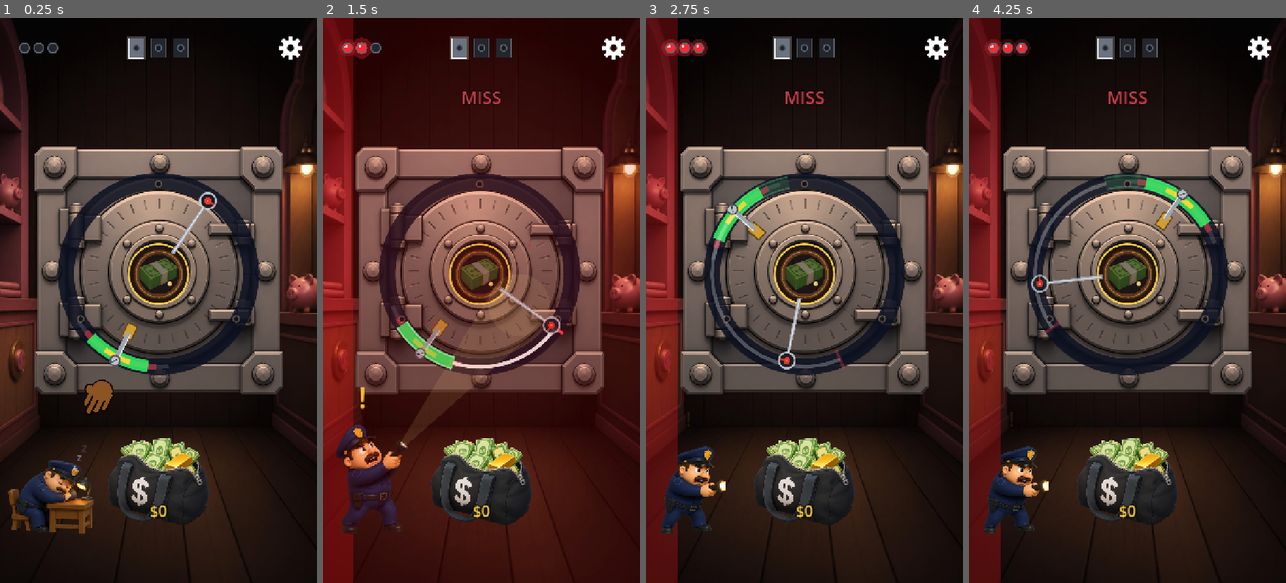
Above: before the commit, frames 1-4 (left to right).
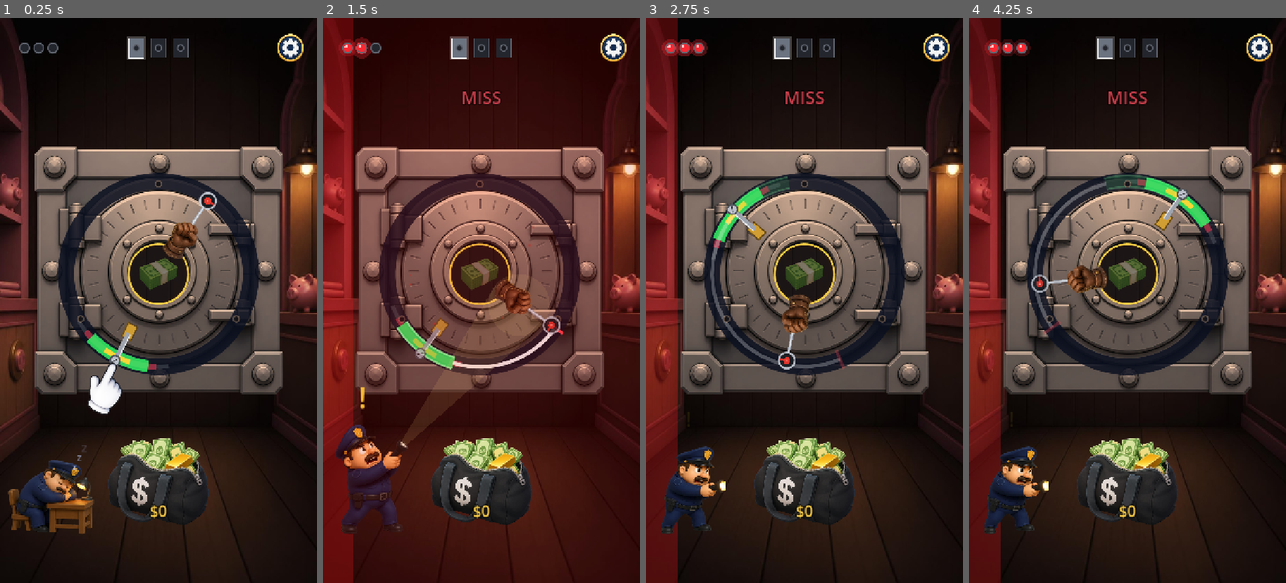
Above: after the commit, the same moments.

Repository: AvareGameStudio/loop-engine
Game: Godot game, scene res://scenes/Main.tscn
Two runs of this game, one before a commit and one after it. Both use one fixed random seed, a clock stepped at 60 frames per second and the inputs below.
Inputs (mouse positions are in pixels of both pictures, inside the frame that each line leads up to):
- Up to frame 1 (0.25 s): no input
- Up to frame 2 (1.5 s): move the mouse to (551, 272) at 0.52 s; press the mouse at (551, 272) at 0.53 s; move the mouse to (418, 328) at 1.27 s; release the mouse at (418, 328) at 1.28 s; click (418, 328) at 1.35 s
- Up to frame 3 (2.75 s): move the mouse to (836, 176) at 2.02 s; press the mouse at (836, 176) at 2.03 s
- Up to frame 4 (4.25 s): move the mouse to (1111, 413) at 2.77 s; release the mouse at (1111, 413) at 2.78 s; click (1111, 413) at 2.85 s; move the mouse to (1222, 385) at 3.52 s; press the mouse at (1222, 385) at 3.53 s

The runs differ from the first frame. In frame 1, 1.7% of the frame differs, in the area x 26-96%, y 2-71%; in frame 2, 1.0%; in frame 3, 1.0%; in frame 4, 1.1%.

Commit message:
Gloves on the pick, market glove grid, Canva coach finger, visible gear
- the equipped glove grips the pick (92 px) and clenches 8% on Perfects,
  replacing the barely visible cuff ring on the hub
- Market: gloves as a 4-wide icon grid; drop-only ones read Drop
- the first-heist coach hand is the Canva finger, tip on the gate
- the settings gear was squeezed to a dot by the theme's margins; it is
  now the gold Canva button with empty styleboxes

Co-Authored-By: Claude Opus 5.5 <noreply@anthropic.com>

Diff:
--- a/scenes/UIManager.tscn
+++ b/scenes/UIManager.tscn
@@ -3,7 +3,6 @@
 [ext_resource type="Script" path="res://scripts/ui/UIManager.gd" id="1_ui"]
 [ext_resource type="PackedScene" path="res://scenes/RevivePopup.tscn" id="2_revive"]
 [ext_resource type="PackedScene" path="res://scenes/SettingsPopup.tscn" id="3_settings"]
-[ext_resource type="Texture2D" path="res://assets/icons/settings.svg" id="4_gear"]
 [ext_resource type="PackedScene" path="res://scenes/MarketPopup.tscn" id="5_market"]
 [ext_resource type="PackedScene" path="res://scenes/ClaimPopup.tscn" id="6_claim"]
 [ext_resource type="Script" path="res://scripts/ui/LootBag.gd" id="7_bag"]
@@ -12,6 +11,7 @@
 [ext_resource type="PackedScene" path="res://scenes/HideoutPopup.tscn" id="10_hideout"]
 [ext_resource type="Script" path="res://scripts/ui/DoorPips.gd" id="11_pips"]
 [ext_resource type="Script" path="res://scripts/ui/CityStrip.gd" id="12_city"]
+[ext_resource type="Texture2D" path="res://assets/art/gear.png" id="13_gear"]
 
 [node name="UIManager" type="CanvasLayer"]
 layer = 10
@@ -241,7 +241,7 @@
 offset_right = -28.0
 offset_bottom = 100.0
 grow_horizontal = 0
-icon = ExtResource("4_gear")
+icon = ExtResource("13_gear")
 icon_alignment = 1
 expand_icon = true
 
--- a/scripts/ui/MarketPopup.gd
+++ b/scripts/ui/MarketPopup.gd
@@ -15,15 +15,23 @@
 var _skin_rows: Dictionary[String, Dictionary] = {}
 var _hideout_label: Label
 var _holding_pause: bool = false
-const _SKINS: Array[String] = ["leather", "latex", "gold", "neon", "crimson"]
+## Glove skins as a 4-wide grid of painted gloves (assets/art/glove_<id>.png), no copy.
+const SKIN_COLS: int = 4
+const SKIN_EQUIPPED := Color(0.3, 0.95, 0.45, 1.0)
+var _skin_grid: GridContainer
 
 
 func _ready() -> void:
 	root.visible = false
 	for item: Dictionary in MetaUpgrade.CATALOG:
 		_rows[String(item.id)] = _make_row(String(item.id))
-	for skin_id: String in _SKINS:
-		_skin_rows[skin_id] = _make_skin_row(skin_id)
+	_skin_grid = GridContainer.new()
+	_skin_grid.columns = SKIN_COLS
+	_skin_grid.add_theme_constant_override("h_separation", 10)
+	_skin_grid.add_theme_constant_override("v_separation", 8)
+	items_box.add_child(_skin_grid)
+	for skin_id: String in GameState.GLOVE_IDS:
+		_skin_rows[skin_id] = _make_skin_cell(skin_id)
 	close_btn.pressed.connect(close)
 	_hideout_label = Label.new()
 	_hideout_label.horizontal_alignment = HORIZONTAL_ALIGNMENT_CENTER
@@ -103,13 +111,24 @@
 	return {"name": name_label, "effect": effect, "buy": buy}
 
 
-func _make_skin_row(id: String) -> Dictionary:
-	var row: Dictionary = _make_row("glove_%s" % id)
-	var buy: Button = row.buy
-	for conn: Dictionary in buy.pressed.get_connections():
-		buy.pressed.disconnect(conn.callable)
+func _make_skin_cell(id: String) -> Dictionary:
+	var cell := VBoxContainer.new()
+	cell.alignment = BoxContainer.ALIGNMENT_CENTER
+	cell.size_flags_horizontal = Control.SIZE_EXPAND_FILL
+	var icon := TextureRect.new()
+	icon.custom_minimum_size = Vector2(72, 72)
+	icon.expand_mode = TextureRect.EXPAND_IGNORE_SIZE
+	icon.stretch_mode = TextureRect.STRETCH_KEEP_ASPECT_CENTERED
+	var art := "res://assets/art/glove_%s.png" % id
+	icon.texture = load(art) if ResourceLoader.exists(art) else VaultSprites.cuff_for(id)
+	var buy := Button.new()
+	buy.custom_minimum_size = Vector2(0, 40)
+	buy.add_theme_font_size_override("font_size", 14)
 	buy.pressed.connect(_buy_skin.bind(id))
-	return row
+	cell.add_child(icon)
+	cell.add_child(buy)
+	_skin_grid.add_child(cell)
+	return {"icon": icon, "buy": buy}
 
 
 func _buy_skin(id: String) -> void:
@@ -148,21 +167,29 @@
 		else:
 			buy.text = tr("MARKET_COST") % MetaUpgrade.cost(id)
 			buy.disabled = not MetaUpgrade.can_afford(id)
-	for skin_id: String in _SKINS:
-		var skin_row: Dictionary = _skin_rows[skin_id]
-		(skin_row.name as Label).text = tr("GLOVE_" + skin_id.to_upper())
-		(skin_row.effect as Label).text = tr("MARKET_GLOVE_EFFECT")
-		var skin_buy: Button = skin_row.buy
+	for skin_id: String in GameState.GLOVE_IDS:
+		var cell: Dictionary = _skin_rows[skin_id]
+		var skin_buy: Button = cell.buy
+		var icon: TextureRect = cell.icon
+		var owned: bool = GameState.owns_glove(skin_id)
+		var skin_cost: int = GameState.glove_cost(skin_id)
+		icon.modulate = Color.WHITE if owned else Color(0.55, 0.58, 0.68, 1.0)
+		skin_buy.theme_type_variation = &""
 		if GameState.equipped_gloves == skin_id:
 			skin_buy.text = tr("MARKET_SKIN_EQUIPPED")
 			skin_buy.disabled = true
-		elif GameState.owns_glove(skin_id):
+			skin_buy.add_theme_color_override("font_disabled_color", SKIN_EQUIPPED)
+		elif owned:
 			skin_buy.text = tr("MARKET_SKIN_EQUIP")
 			skin_buy.disabled = false
+		elif skin_cost <= 0:
+			# Ad and Big Heist drops only.
+			skin_buy.text = tr("MARKET_SKIN_DROP")
+			skin_buy.disabled = true
 		else:
-			var skin_cost: int = GameState.glove_cost(skin_id)
 			skin_buy.text = tr("MARKET_COST") % skin_cost
 			skin_buy.disabled = GameState.cash < skin_cost
+			skin_buy.theme_type_variation = &"PrimaryButton"
 
 
 func _punch(target: Control, from_scale: float) -> void:
--- a/scripts/world/RingArena.gd
+++ b/scripts/world/RingArena.gd
@@ -20,6 +20,7 @@
 
 var _door_sprite: Sprite2D
 var _hand_sprite: Sprite2D
+var _hand_art: bool = false
 var _loot_sprite: Sprite2D
 var _cuff: Sprite2D
 var _cuff_tween: Tween
@@ -415,7 +416,16 @@
 	move_child(_door_sprite, 0)
 	_hand_sprite = Sprite2D.new()
 	_hand_sprite.name = "TapHand"
-	_hand_sprite.texture = VaultArt.hand
+	# The same Canva finger as the ads; the procedural hand is the fallback.
+	var finger := "res://assets/art/tap_hand.png"
+	if ResourceLoader.exists(finger):
+		_hand_sprite.texture = load(finger)
+		_hand_art = true
+		# Pivot on the fingertip (TapFinger.TIP) so the tip presses the gate exactly.
+		var size: Vector2 = _hand_sprite.texture.get_size()
+		_hand_sprite.offset = -(Vector2(0.56, 0.94) - Vector2(0.5, 0.5)) * size
+	else:
+		_hand_sprite.texture = VaultArt.hand
 	_hand_sprite.z_index = 6
 	_hand_sprite.visible = false
 	add_child(_hand_sprite)
@@ -437,6 +447,8 @@
 func _paint_cuff(flash: bool) -> void:
 	if _cuff == null:
 		return
+	# The painted glove on the pick replaces the cuff ring on the hub.
+	_cuff.visible = not ResourceLoader.exists("res://assets/art/glove_%s.png" % GameState.equipped_gloves)
 	_cuff.texture = VaultArt.cuff_for(GameState.equipped_gloves)
 	_cuff.modulate = Color.WHITE
 	_cuff.scale = CUFF_SCALE
@@ -497,6 +509,13 @@
 		return
 	var dir := Vector2.from_angle(target_angle)
 	var pulse: float = 0.85 + 0.15 * sin(_coach_pulse)
+	if _hand_art:
+		# Fingertip pokes the outside of the gate: 1.0 -> 0.85 press, like the ad finger.
+		_hand_sprite.position = dir * (radius + 22.0 - 10.0 * (1.0 - pulse) / 0.15)
+		_hand_sprite.rotation = target_angle + PI * 0.5
+		_hand_sprite.scale = Vector2.ONE * (120.0 / _hand_sprite.texture.get_height()) * pulse
+		_hand_sprite.modulate = Color.WHITE
+		return
 	# Finger presses into the gate so the first glance reads as a tap.
 	_hand_sprite.position = dir * (radius + 118.0 - 16.0 * pulse)
 	_hand_sprite.rotation = target_angle + PI * 0.5
--- a/scripts/world/RingPointer.gd
+++ b/scripts/world/RingPointer.gd
@@ -21,6 +21,12 @@
 		queue_redraw()
 
 var combo: int = 0
+## The thief's gloved fist on the pick's shaft (assets/art/glove_<id>.png); it turns with
+## the pick and squeezes on a Perfect. Without the art the old cuff ring on the hub stays.
+const GLOVE_AT := Vector2(92, 0)
+const GLOVE_SIZE: float = 92.0
+var glove: Sprite2D
+var _glove_tween: Tween
 ## Hot Hands: the trail doubles and burns orange.
 var hot: bool = false
 var _pulse: float = 0.0
@@ -31,10 +37,44 @@
 func _ready() -> void:
 	EventBus.session_changed.connect(_on_session)
 	EventBus.run_started.connect(_on_session)
+	glove = Sprite2D.new()
+	glove.name = "Glove"
+	glove.position = GLOVE_AT
+	# The fist art points up; turn it so the knuckles run along the shaft.
+	glove.rotation = PI * 0.5
+	glove.z_index = 2
+	add_child(glove)
+	_paint_glove(GameState.equipped_gloves)
+	EventBus.cosmetic_equipped.connect(_paint_glove)
+	EventBus.juice_hit.connect(func(grade: String, _i: float) -> void:
+		if grade == "perfect":
+			_squeeze()
+	)
 	EventBus.hot_hands.connect(func(on: bool) -> void:
 		hot = on
 		queue_redraw()
 	)
+
+
+func _paint_glove(id: String) -> void:
+	var art := "res://assets/art/glove_%s.png" % id
+	glove.texture = load(art) if ResourceLoader.exists(art) else null
+	glove.visible = glove.texture != null
+	if glove.texture:
+		glove.scale = Vector2.ONE * GLOVE_SIZE / float(glove.texture.get_width())
+
+
+## Perfect: the fist clenches 8% and springs back.
+func _squeeze() -> void:
+	if not glove.visible:
+		return
+	var base: Vector2 = Vector2.ONE * GLOVE_SIZE / float(glove.texture.get_width())
+	if _glove_tween:
+		_glove_tween.kill()
+	_glove_tween = create_tween()
+	_glove_tween.set_ignore_time_scale(true)
+	_glove_tween.tween_property(glove, "scale", base * 0.92, 0.05)
+	_glove_tween.tween_property(glove, "scale", base, 0.12).set_trans(Tween.TRANS_BACK).set_ease(Tween.EASE_OUT)
 
 
 func _on_session() -> void:
